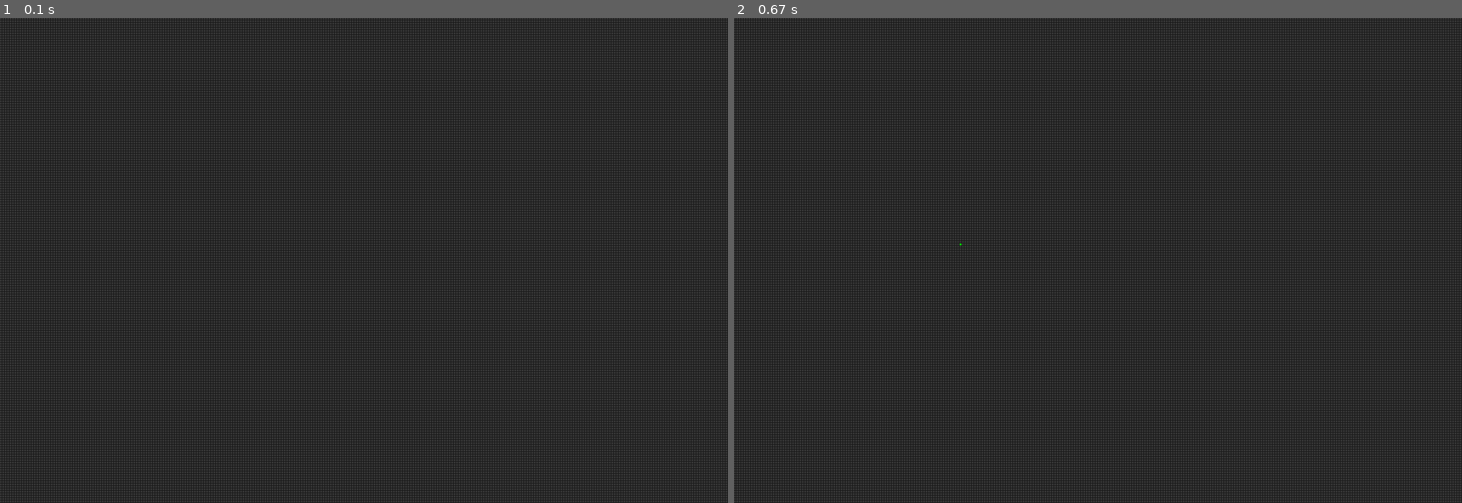
Above: before the commit, frames 1-2 (left to right).
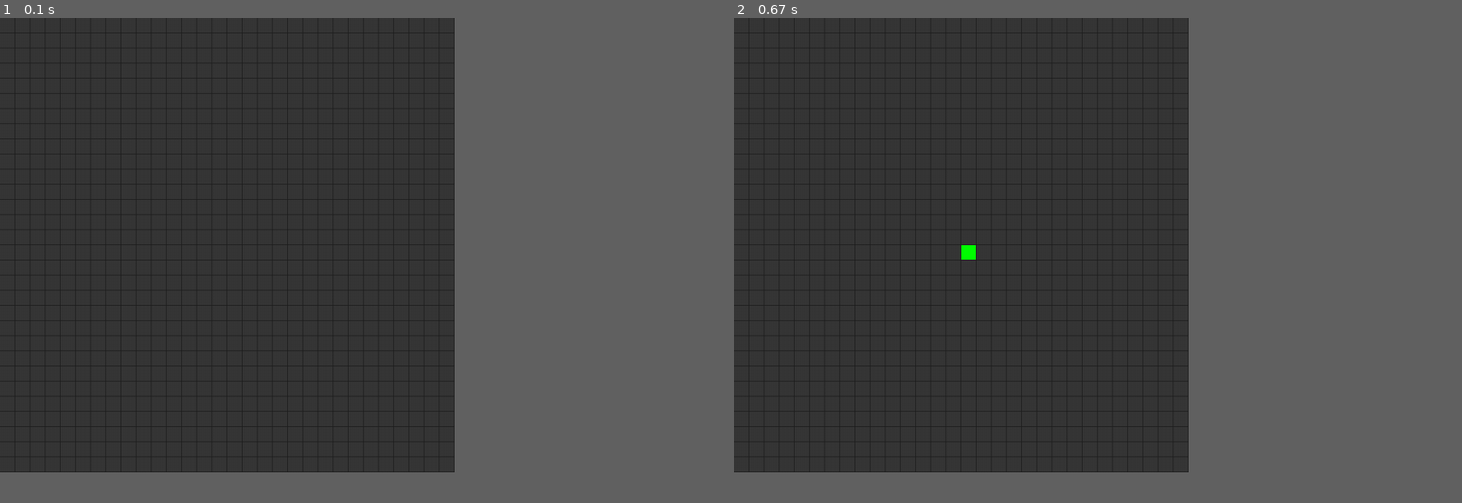
Above: after the commit, the same moments.

Repository: educ8s/Python-Game-Of-Life-with-Pygame
Game: pygame game, started from main.py
Two runs of this game, one before a commit and one after it. Both use one fixed random seed, a clock stepped at 60 frames per second and the inputs below.
Inputs (mouse positions are in pixels of both pictures, inside the frame that each line leads up to):
- Up to frame 1 (0.1 s): no input
- Up to frame 2 (0.67 s): click (959, 245) at 0.42 s
The window is 900x600 before the commit and 562x562 after it. Grey fills any space a smaller window leaves; there, only what the larger window draws over its background counts as a difference.

The runs differ from the first frame. In frame 1, 8.2% of the frame differs, in the area x 0-100%, y 0-100%; in frame 2, 8.3%.

Commit message:
Video Code

Diff:
--- a/main.py
+++ b/main.py
@@ -4,9 +4,9 @@
 pygame.init()
 
 GREY = (29, 29, 29)
-WINDOW_WIDTH = 1200
-WINDOW_HEIGHT = 800
-CELL_SIZE = 4
+WINDOW_WIDTH = 750
+WINDOW_HEIGHT = 750
+CELL_SIZE = 25
 FPS = 12
 
 window = pygame.display.set_mode((WINDOW_WIDTH, WINDOW_HEIGHT))
